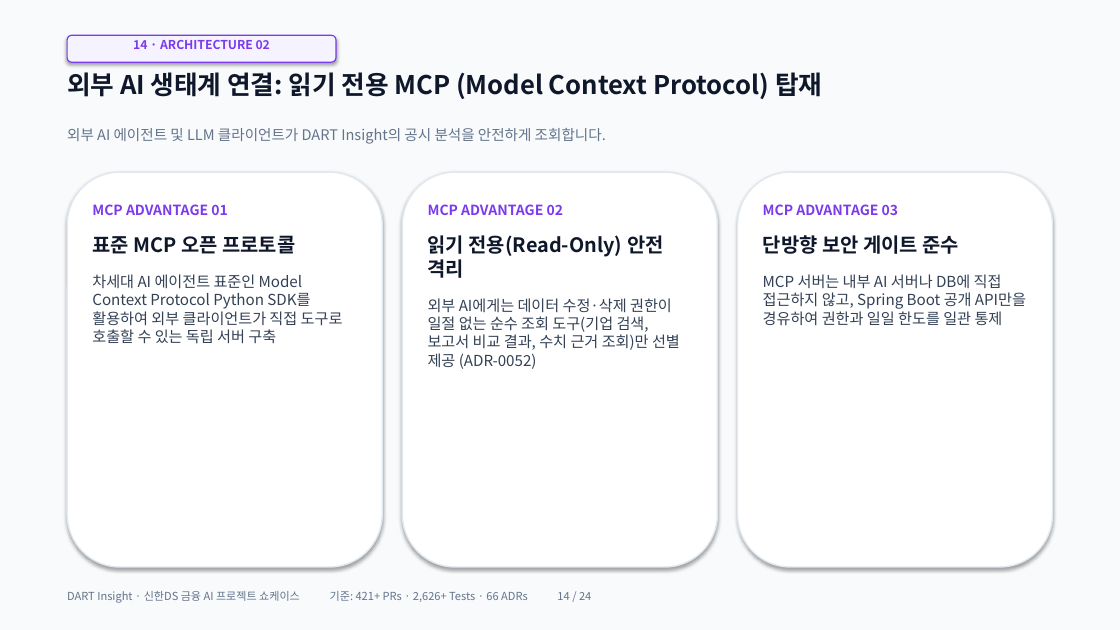
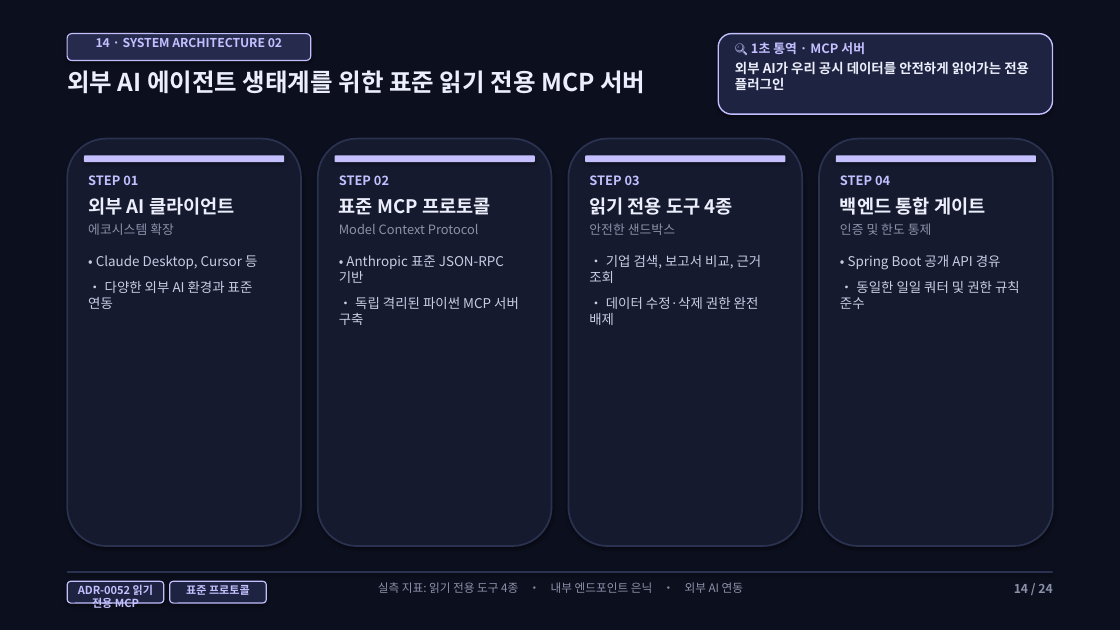
Before and after one commit to ShinhanDSProject/dart-insight, a slide deck: slide 14 of docs/DART_Insight_Presentation.pptx. Drawn at 1120x630 pixels with LibreOffice and Linux fonts; fonts in the diff are those of the drawing. Boxes give left, top, right and bottom in pixels: in the first picture for what was removed or moved away, otherwise in the second. Text is boxed around its words. In the diff, an @@ line names an element or a change of style, - is before the commit and + after.

Commit message:
feat: 4-Zone 시각 다이어그램 및 1초 용어 통역 뱃지 중심 발표 자료 시스템 고도화

```diff
--- a/docs/DART_Insight_Presentation.pptx
+++ b/docs/DART_Insight_Presentation.pptx
@@ rectangle at box(0, 0, 1120, 630): fill #F8FAFC to #0C0F1D @@
@@ rounded rectangle: place and size @@
-rounded rectangle at box(67, 35, 336, 62)
+rounded rectangle at box(67, 34, 311, 60)
@@ rounded rectangle at box(67, 34, 311, 60): fill #F5F3FF to #262B4E; outline #7C3AED 1 pt to #C4BFFF 1 pt @@
@@ text at box(96, 38, 282, 47): text changed; text colour #7C3AED to #C4BFFF @@
-14 · ARCHITECTURE 02
+14 · SYSTEM ARCHITECTURE 02
@@ rounded rectangle added at box(718, 34, 1053, 114), fill #1D2340, outline #C4BFFF 1.2 pt @@
@@ text added at box(735, 42, 1029, 91), 11.5 pt, text #ECEEFB, bold @@
+🔍 1초 통역 · MCP 서버
+외부 AI가 우리 공시 데이터를 안전하게 읽어가는 전용 플러그인
@@ text at box(67, 70, 645, 94): text changed; size 22 to 21 pt; text colour #0F172A to #ECEEFB @@
-외부 AI 생태계 연결: 읽기 전용 MCP (Model Context Protocol) 탑재
+외부 AI 에이전트 생태계를 위한 표준 읽기 전용 MCP 서버
@@ rounded rectangle at box(67, 139, 301, 546): fill #FFFFFF to #151A2E; outline #E2E8F0 1.2 pt to #2A3250 1.5 pt @@
@@ rounded rectangle: place and size @@
-rounded rectangle at box(67, 172, 382, 567)
+rounded rectangle at box(67, 139, 301, 546)
@@ text removed at box(67, 128, 606, 144) @@
-외부 AI 에이전트 및 LLM 클라이언트가 DART Insight의 공시 분석을 안전하게 조회합니다.
@@ rounded rectangle: place and size @@
-rounded rectangle at box(738, 172, 1053, 567)
+rounded rectangle at box(318, 139, 551, 546)
@@ rounded rectangle at box(318, 139, 551, 546): fill #FFFFFF to #151A2E; outline #E2E8F0 1.2 pt to #2A3250 1.5 pt @@
@@ rounded rectangle added at box(569, 139, 802, 546), fill #151A2E, outline #2A3250 1.5 pt @@
@@ rounded rectangle added at box(819, 139, 1053, 546), fill #151A2E, outline #2A3250 1.5 pt @@
@@ rounded rectangle: place and size @@
-rounded rectangle at box(402, 172, 718, 567)
+rounded rectangle at box(84, 155, 284, 162)
@@ rounded rectangle at box(84, 155, 284, 162): fill #FFFFFF to #C4BFFF; outline #E2E8F0 1.2 pt to none @@
@@ text at box(88, 175, 257, 309): text changed; size 13 to 11.5 pt; text colour #334155 to #C8CDE6 @@
-MCP ADVANTAGE 02
-읽기 전용(Read-Only) 안전 격리
-외부 AI에게는 데이터 수정·삭제 권한이 일절 없는 순수 조회 도구(기업 검색, 보고서 비교 결과, 수치 근거 조회)만 선별 제공 (ADR-0052)
+STEP 01
+외부 AI 클라이언트
+에코시스템 확장
+• Claude Desktop, Cursor 등
+• 다양한 외부 AI 환경과 표준 연동
@@ rounded rectangle added at box(334, 155, 534, 162), fill #C4BFFF @@
@@ text at box(339, 175, 519, 325): text changed; size 9.5 to 11.5 pt; text colour #64748B to #C8CDE6 @@
-DART Insight · 신한DS 금융 AI 프로젝트 쇼케이스 기준: 421+ PRs · 2,626+ Tests · 66 ADRs 14 / 24
+STEP 02
+표준 MCP 프로토콜
+Model Context Protocol
+• Anthropic 표준 JSON-RPC 기반
+• 독립 격리된 파이썬 MCP 서버 구축
@@ rounded rectangle added at box(586, 155, 786, 162), fill #C4BFFF @@
@@ text added at box(589, 175, 762, 325), 11.5 pt, text #C8CDE6 @@
+STEP 03
+읽기 전용 도구 4종
+안전한 샌드박스
+• 기업 검색, 보고서 비교, 근거 조회
+• 데이터 수정·삭제 권한 완전 배제
@@ rounded rectangle added at box(836, 155, 1036, 162), fill #C4BFFF @@
@@ text added at box(840, 175, 1020, 309), 11.5 pt, text #C8CDE6 @@
+STEP 04
+백엔드 통합 게이트
+인증 및 한도 통제
+• Spring Boot 공개 API 경유
+• 동일한 일일 쿼터 및 권한 규칙 준수
@@ text removed at box(92, 204, 343, 344) @@
-MCP ADVANTAGE 01
-표준 MCP 오픈 프로토콜
-차세대 AI 에이전트 표준인 Model Context Protocol Python SDK를 활용하여 외부 클라이언트가 직접 도구로 호출할 수 있는 독립 서버 구축
@@ text removed at box(763, 204, 1026, 325) @@
-MCP ADVANTAGE 03
-단방향 보안 게이트 준수
-MCP 서버는 내부 AI 서버나 DB에 직접 접근하지 않고, Spring Boot 공개 API만을 경유하여 권한과 일일 한도를 일관 통제
@@ rectangle added at box(67, 571, 1053, 573), fill #2A3250 @@
@@ rounded rectangle added at box(67, 581, 164, 603), fill #1D2340, outline #C4BFFF 1 pt @@
@@ text added at box(78, 584, 153, 610), 9.5 pt, text #C4BFFF, bold @@
+ADR-0052 읽기 전용 MCP
@@ rounded rectangle added at box(170, 581, 266, 603), fill #1D2340, outline #C4BFFF 1 pt @@
@@ text added at box(186, 585, 250, 595), 9.5 pt, text #C4BFFF, bold @@
+표준 프로토콜
@@ text added at box(378, 582, 743, 593), 10 pt, text #8C91AA @@
+실측 지표: 읽기 전용 도구 4종 • 내부 엔드포인트 은닉 • 외부 AI 연동
@@ text added at box(1014, 584, 1052, 593), 10.5 pt, text #8C91AA, bold @@
+14 / 24
```
Also in this commit, not shown: 16 other slides changed, 7 slides added, 7 slides removed, 4 other files.
